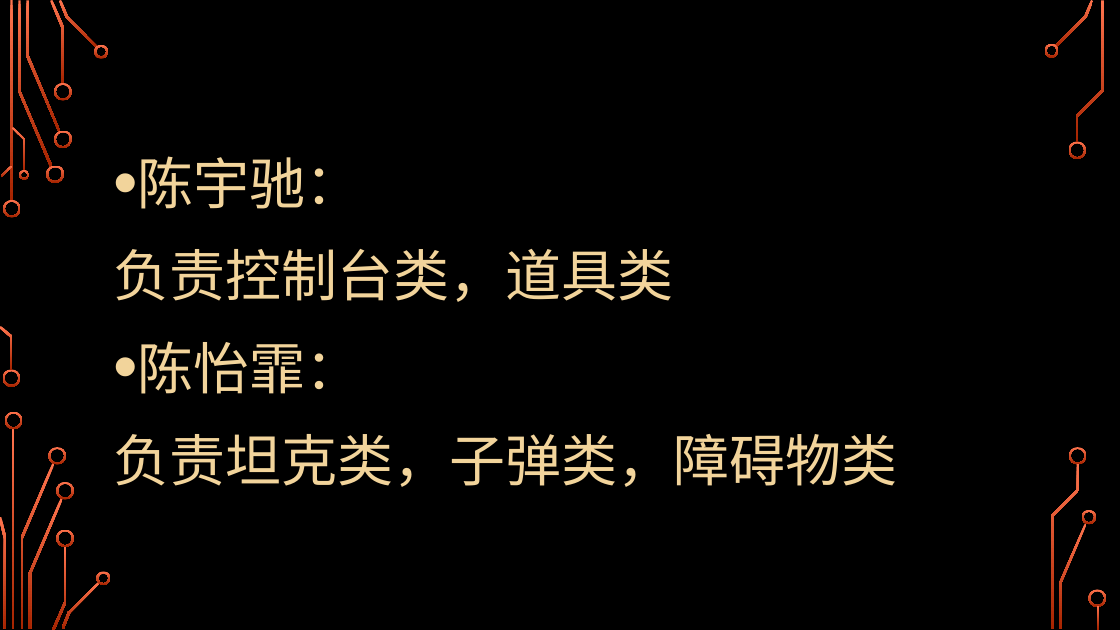
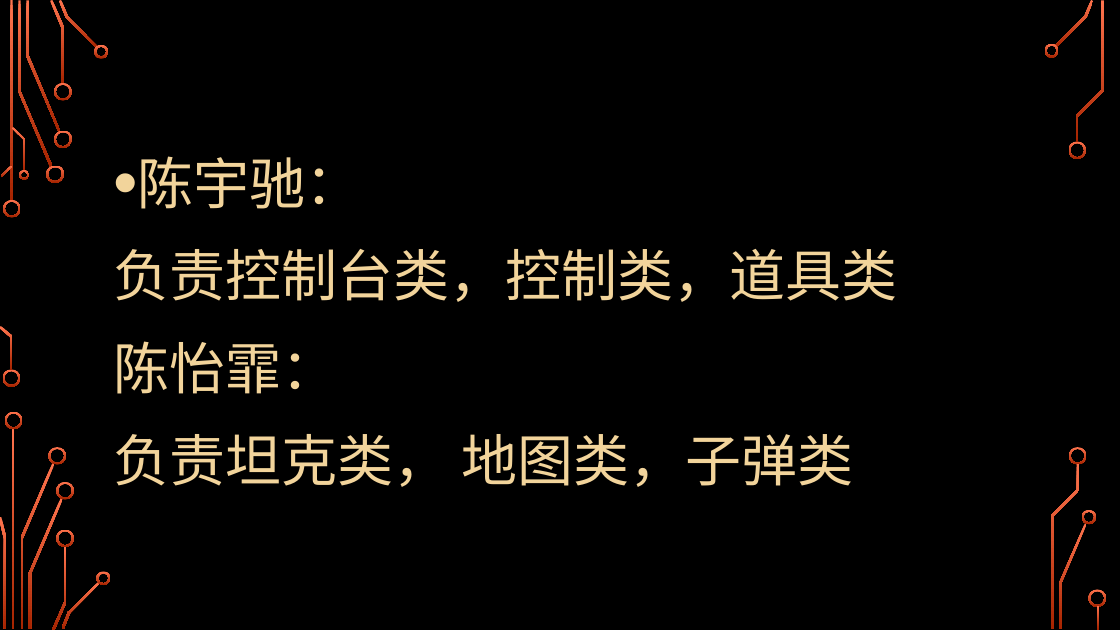
Before and after one commit to sweet-orange-team/Tankgame, a slide deck: slide 9 of resource/C++大作业/C++大作业-坦克大战.pptx. Drawn at 1120x630 pixels with LibreOffice and Linux fonts; fonts in the diff are those of the drawing; background and template pictures are left out. Boxes give left, top, right and bottom in pixels: in the first picture for what was removed or moved away, otherwise in the second. Text is boxed around its words. In the diff, an @@ line names an element or a change of style, - is before the commit and + after.

```diff
--- a/resource/C++大作业/C++大作业-坦克大战.pptx
+++ b/resource/C++大作业/C++大作业-坦克大战.pptx
@@ text at (x1=113, y1=249, x2=897, y2=302): text changed @@
-负责控制台类，道具类
+负责控制台类，控制类，道具类
@@ text at (x1=113, y1=341, x2=337, y2=394): bullet • to none @@
@@ text at (x1=113, y1=434, x2=854, y2=487): text changed @@
-负责坦克类，子弹类，障碍物类
+负责坦克类， 地图类，子弹类
```
Also in this commit, not shown: 5 other slides changed, 5 other files.
